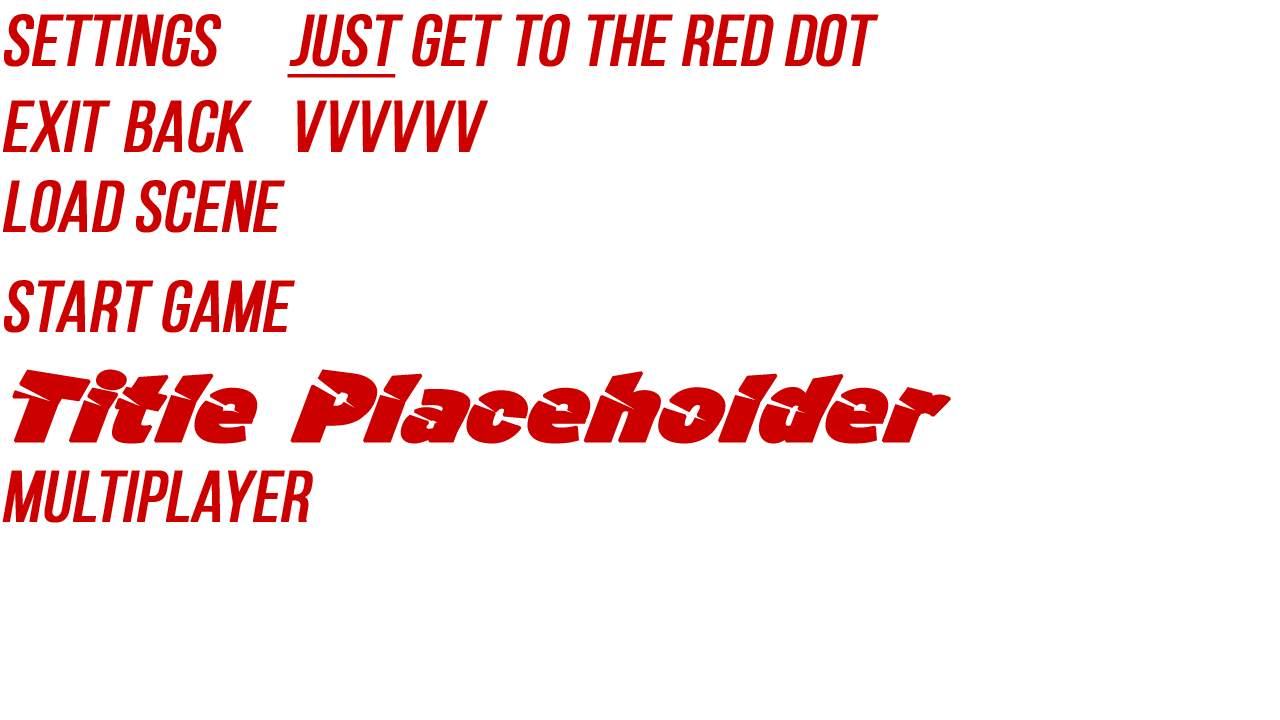
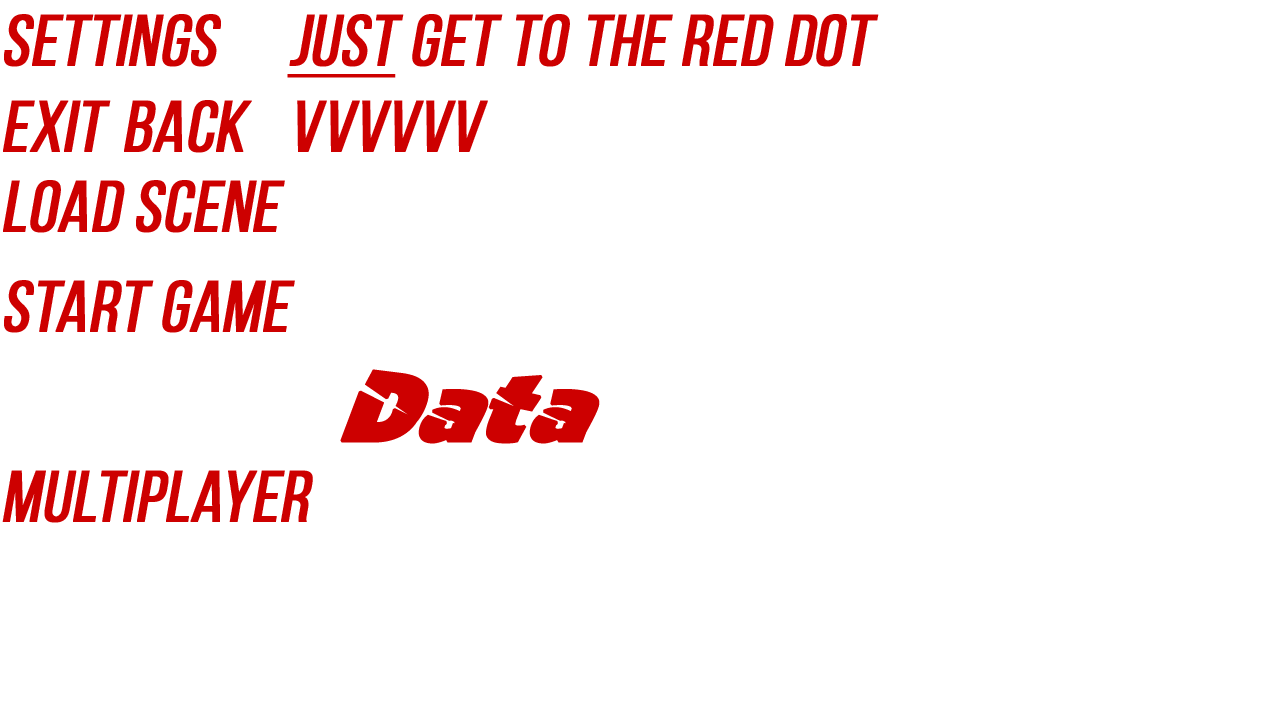
Comparing the layer stacks of the two 1280 × 720 images. Changes:
renamed "Title Placeholder" to "Data", painted on it over [12, 369, 951, 444]
